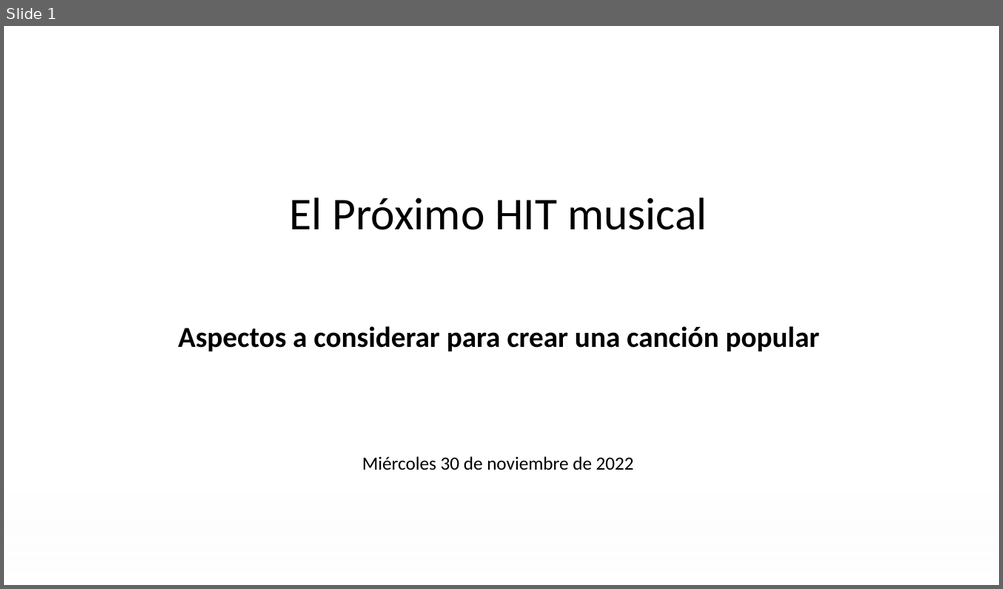
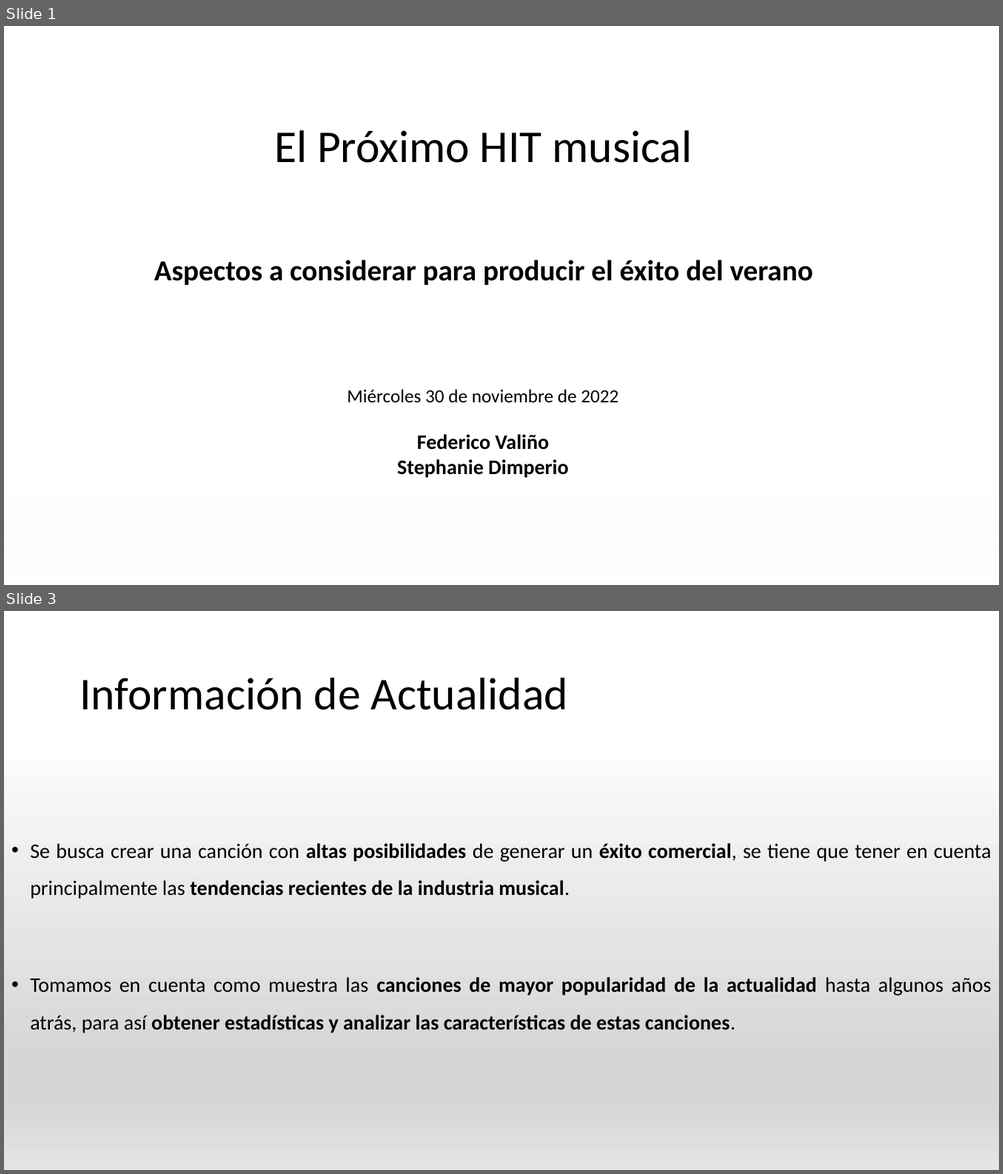
Before and after one commit to federicovalino/Summer_Song_BI, a slide deck: visualization/PresentaciónObligatorio.pptx. Shown one above the other, each under a label of ours: slide 1 before the commit, slides 1 and 3 after it; the slides between them are not shown. The pictures are 1003x589 and 1003x1174 pixels, drawn with LibreOffice and Linux fonts; fonts in the diff are those of the drawing; background and template pictures are left out. Boxes give left, top, right and bottom in pixels: in the first picture for what was removed or moved away, otherwise in the second. Text is boxed around its words. In the diff, an @@ line names an element or a change of style, - is before the commit and + after.

```diff
--- a/visualization/PresentaciónObligatorio.pptx
+++ b/visualization/PresentaciónObligatorio.pptx
@@ slide 3 added at [4, 611, 999, 1170], background picture (left out); not listed: 1 template element that a slide beside it also shows @@
@@ title added at [79, 678, 568, 710], 44 pt, text #000000 @@
+Información de Actualidad
@@ text added at [30, 843, 991, 1034], 20 pt, text #000000, bold @@
+• Se busca crear una canción con altas posibilidades de generar un éxito comercial, se tiene que tener en cuenta principalmente las tendencias recientes de la industria musical.
+• Tomamos en cuenta como muestra las canciones de mayor popularidad de la actualidad hasta algunos años atrás, para así obtener estadísticas y analizar las características de estas canciones.
@@ slide 1 changed as well @@
@@ text "El Próximo HIT musical": place and size @@
-text "El Próximo HIT musical" at [289, 198, 707, 230]
+text "El Próximo HIT musical" at [274, 130, 692, 163]
@@ text at [154, 260, 813, 285]: text changed @@
-Aspectos a considerar para crear una canción popular
+Aspectos a considerar para producir el éxito del verano
@@ text at [347, 389, 618, 478]: text changed; size 18 to 20 pt; bold on @@
-Miércoles 30 de noviembre de 2022
+Miércoles 30 de noviembre de 2022
+Federico Valiño
+Stephanie Dimperio
```
Also in this commit, not shown: 9 other slides added, 17 slides removed.
